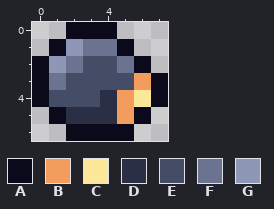
Pixel-art file -- Assets/Textures/Backgrounds/ScrollingObjects/Scrap/scrap_chunk.aseprite. The first picture shows the starting point.
8x7 pixels, 1 frame.
Palette (. is transparent): A #0a0a1a  B #f29c5d  C #fbe89a  D #2a2f45  E #454c66  F #6b7391  G #8e97b5
Pixels before, first column x 0:
0 ..AAA...
1 .AGFFA..
2 AGFEEFA.
3 AFEEEEBA
4 AEEEDBCA
5 .ADDDBA.
6 ..AAAA..
The result:
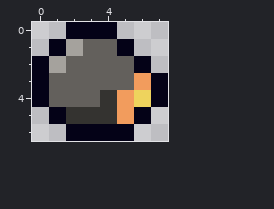
Edits made:
colour A: #0a0a1a -> #040217
colour C: #fbe89a -> #eed35d
colour D: #2a2f45 -> #343330
colour E: #454c66 -> #63605c
colour G: #8e97b5 -> #a5a29d
y 1: x 3..4 FF -> EE
y 2: x 2 F -> E; x 5 F -> E
y 3: x 1 F -> E
